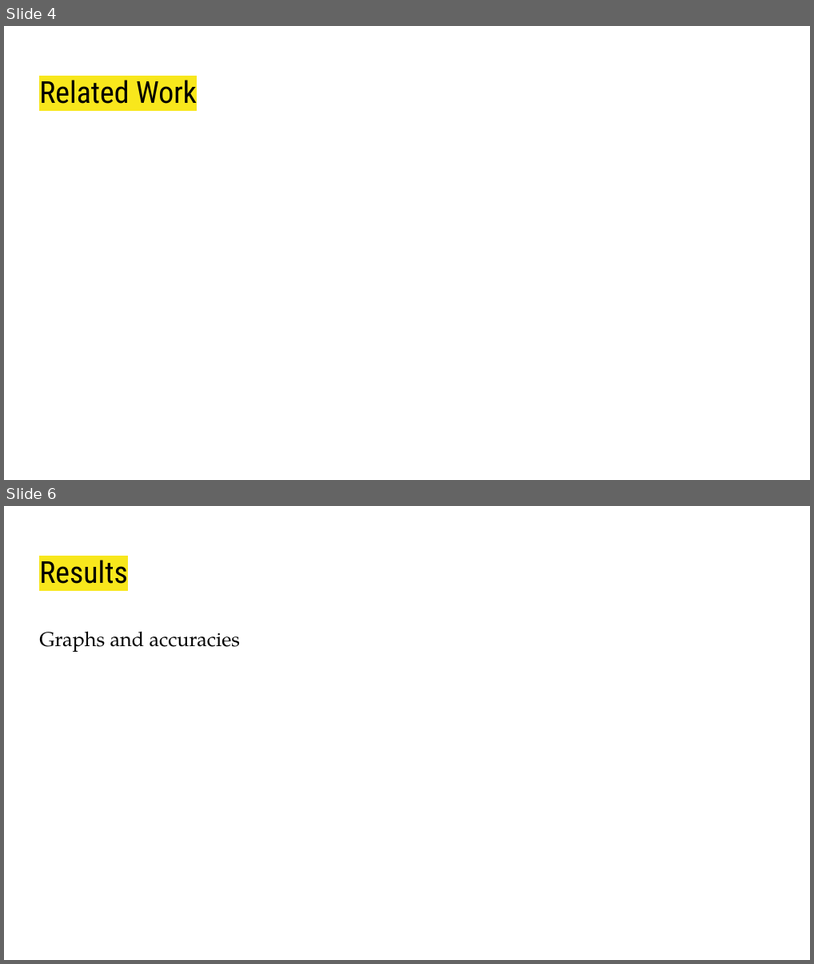
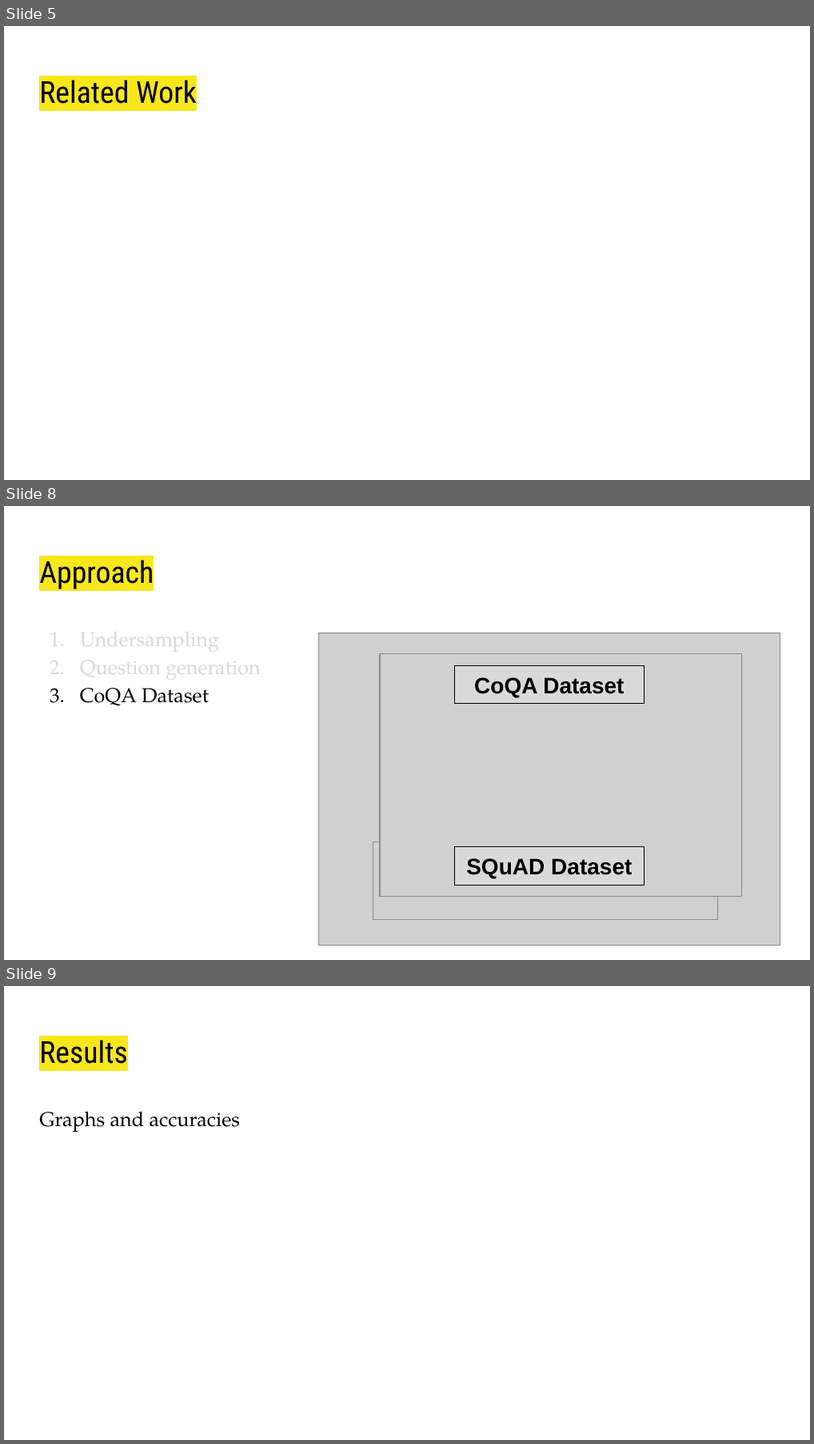
Before and after one commit to g-gagan/Advanced_NLP_Project, a slide deck: CS769 Presentation.pptx. Shown one above the other, each under a label of ours: slides 4 and 6 before the commit, slides 5, 8 and 9 after it; the slides between them are not shown. The pictures are 814x964 and 814x1444 pixels, drawn with LibreOffice and Linux fonts; fonts in the diff are those of the drawing; grey boxes stand for pictures. Boxes give left, top, right and bottom in pixels: in the first picture for what was removed or moved away, otherwise in the second. Text is boxed around its words. In the diff, an @@ line names an element or a change of style, - is before the commit and + after.

Commit message:
Under Sampling and Over Sampling

```diff
--- a/CS769 Presentation.pptx
+++ b/CS769 Presentation.pptx
@@ slide 8 added at (x1=4, y1=506, x2=810, y2=960), background #FFFFFF @@
@@ title added at (x1=39, y1=560, x2=154, y2=589), 27 pt, text #000000 @@
+Approach
@@ text added at (x1=80, y1=622, x2=260, y2=706), 18 pt, text #D9D9D9 @@
+1. Undersampling
+2. Question generation
+3. CoQA Dataset
@@ picture added at (x1=319, y1=632, x2=781, y2=945) @@
@@ picture added at (x1=380, y1=653, x2=742, y2=896) @@
@@ rectangle added at (x1=454, y1=666, x2=645, y2=704), fill #D9D9D9, outline #000000 0.75 pt, 20 pt, text #000000, bold @@
+CoQA Dataset
@@ picture added at (x1=374, y1=842, x2=718, y2=920) @@
@@ rectangle added at (x1=454, y1=847, x2=645, y2=885), fill #D9D9D9, outline #000000 0.75 pt, 20 pt, text #000000, bold @@
+SQuAD Dataset
@@ what was slide 4 is now slide 5 @@
@@ what was slide 6 is now slide 9 @@
```
Also in this commit, not shown: 3 slides changed, 2 other slides added.
